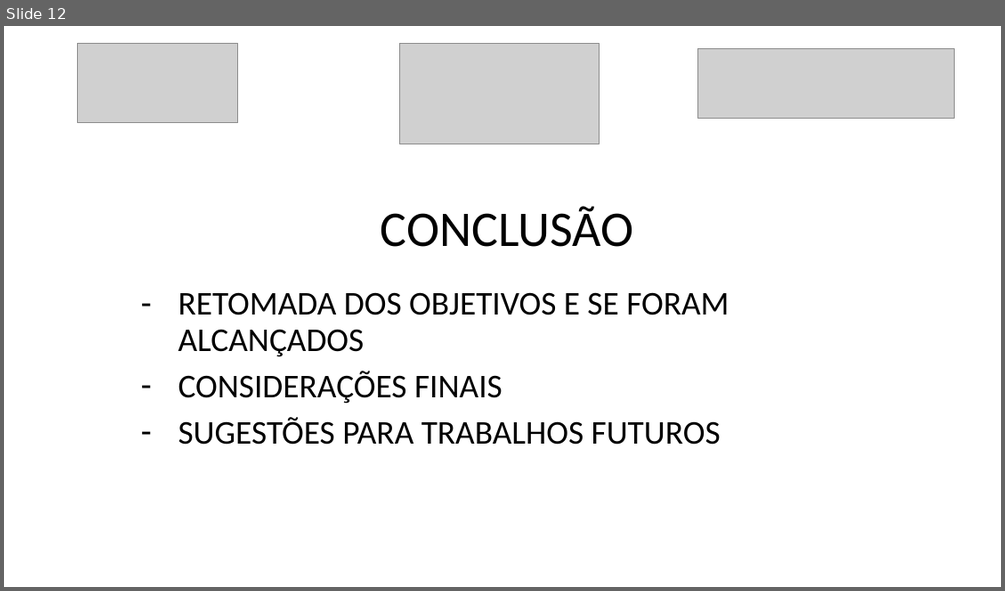
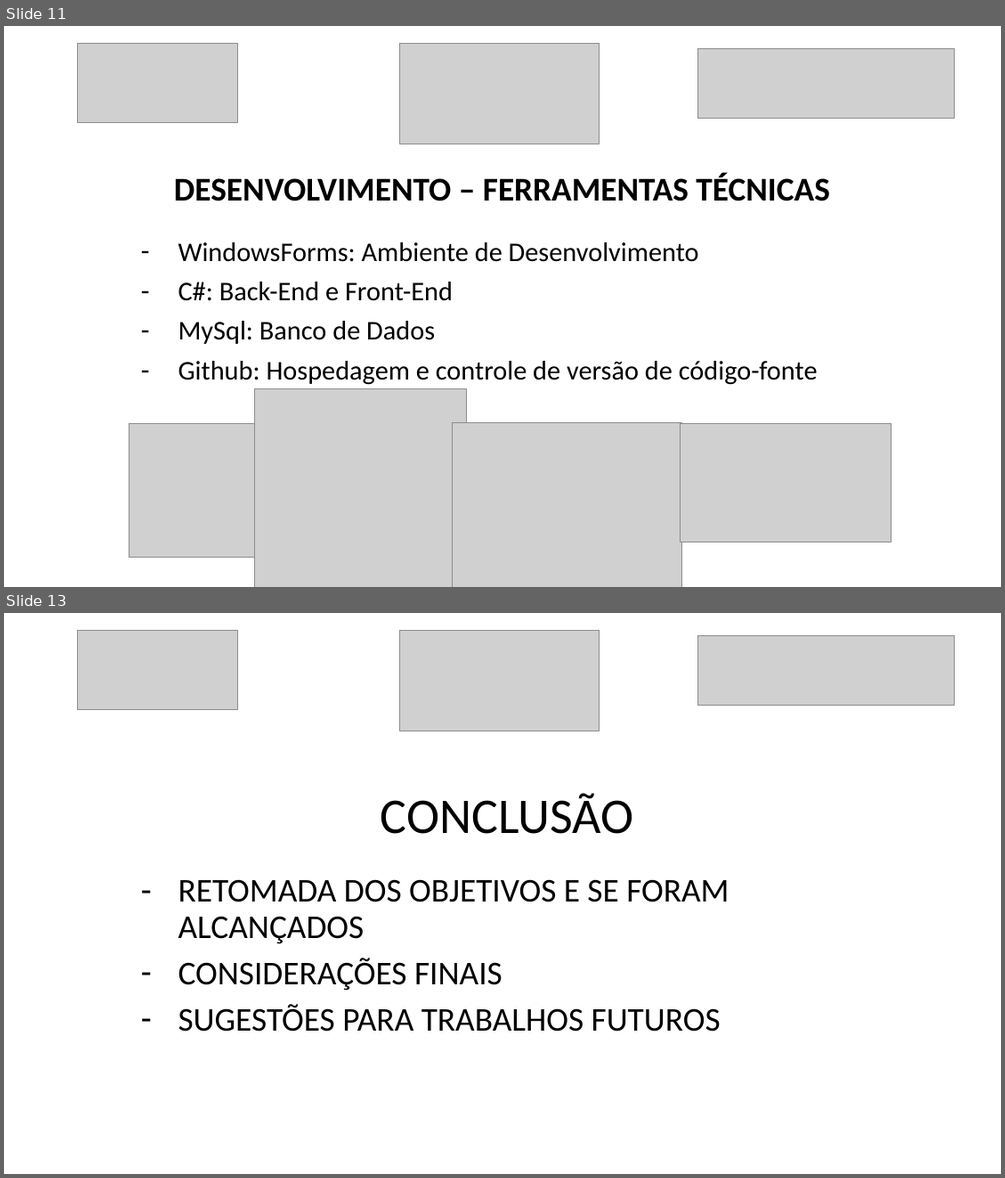
Before and after one commit to luanmenezesx/TCC-CCB, a slide deck: Modelo slides apresentação TCC.pptx. Shown one above the other, each under a label of ours: slide 12 before the commit, slides 11 and 13 after it; the slides between them are not shown. The pictures are 1005x591 and 1005x1178 pixels, drawn with LibreOffice and Linux fonts; fonts in the diff are those of the drawing; grey boxes stand for pictures. Boxes give left, top, right and bottom in pixels: in the first picture for what was removed or moved away, otherwise in the second. Text is boxed around its words. In the diff, an @@ line names an element or a change of style, - is before the commit and + after.

```diff
--- a/Modelo slides apresentação TCC.pptx
+++ b/Modelo slides apresentação TCC.pptx
@@ slide 11 added at (4, 26, 1001, 587), background #FFFFFF @@
@@ picture added at (78, 43, 238, 123) @@
@@ picture added at (399, 43, 599, 144) @@
@@ picture added at (698, 48, 955, 118) @@
@@ title added at (174, 173, 829, 201), 32 pt, text #000000, bold @@
+DESENVOLVIMENTO – FERRAMENTAS TÉCNICAS
@@ subtitle added at (178, 242, 817, 385), 26 pt, text #000000 @@
+– WindowsForms: Ambiente de Desenvolvimento
+– C#: Back-End e Front-End
+– MySql: Banco de Dados
+– Github: Hospedagem e controle de versão de código-fonte
@@ picture added at (254, 389, 466, 587) @@
@@ picture added at (129, 423, 263, 557) @@
@@ picture added at (453, 423, 682, 587) @@
@@ picture added at (680, 423, 891, 542) @@
@@ what was slide 12 is now slide 13 @@
```
Also in this commit, not shown: 10 slides changed, 1 other slide added, 1 slide removed.
